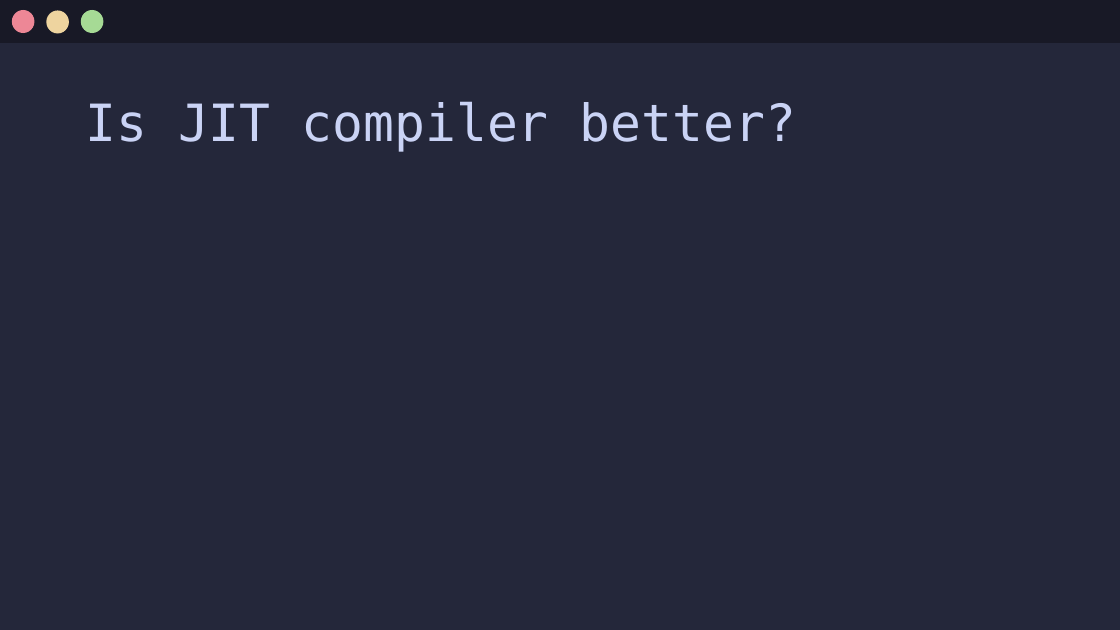
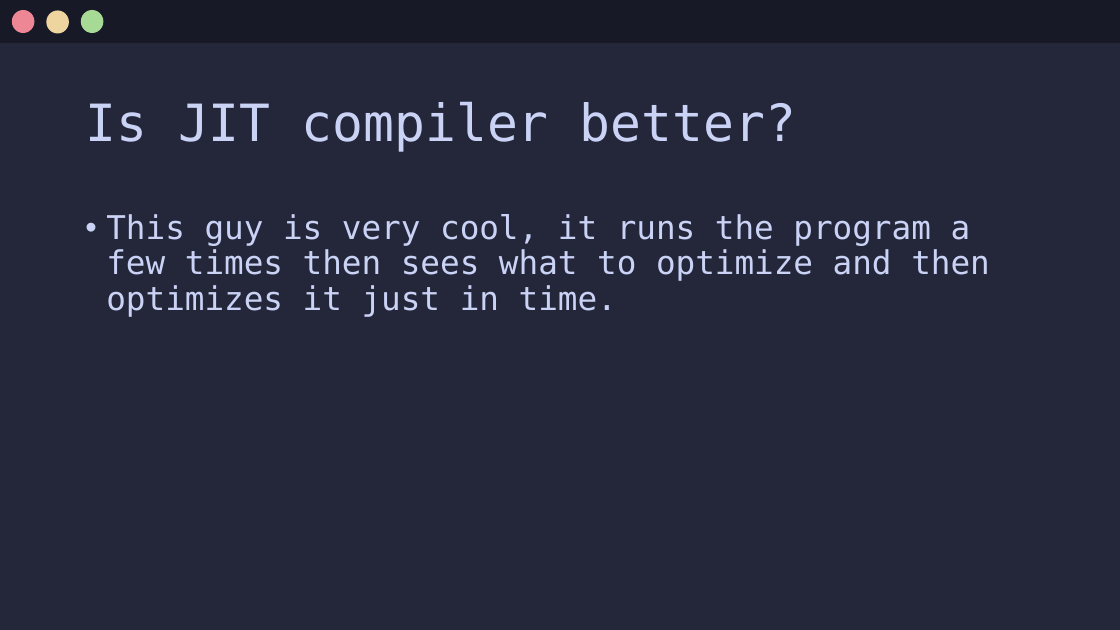
Before and after one commit to Jx-ls/custom-compiler, a slide deck: slide 12 of Compilers.pptx (slide 11 before the commit). Drawn at 1120x630 pixels with LibreOffice and Linux fonts; fonts in the diff are those of the drawing. Boxes give left, top, right and bottom in pixels: in the first picture for what was removed or moved away, otherwise in the second. Text is boxed around its words. In the diff, an @@ line names an element or a change of style, - is before the commit and + after.

```diff
--- a/Compilers.pptx
+++ b/Compilers.pptx
@@ text added at [106,214,990,317], 28 pt, text #CAD3F5 @@
+• This guy is very cool, it runs the program a few times then sees what to optimize and then optimizes it just in time.
```
Also in this commit, not shown: 1 other slide changed, 1 slide added.
